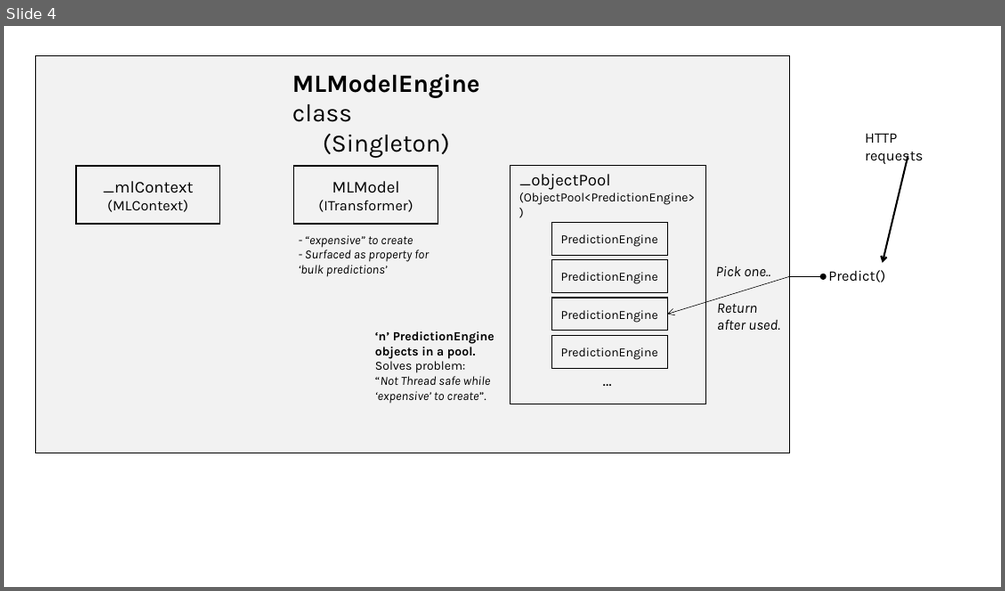
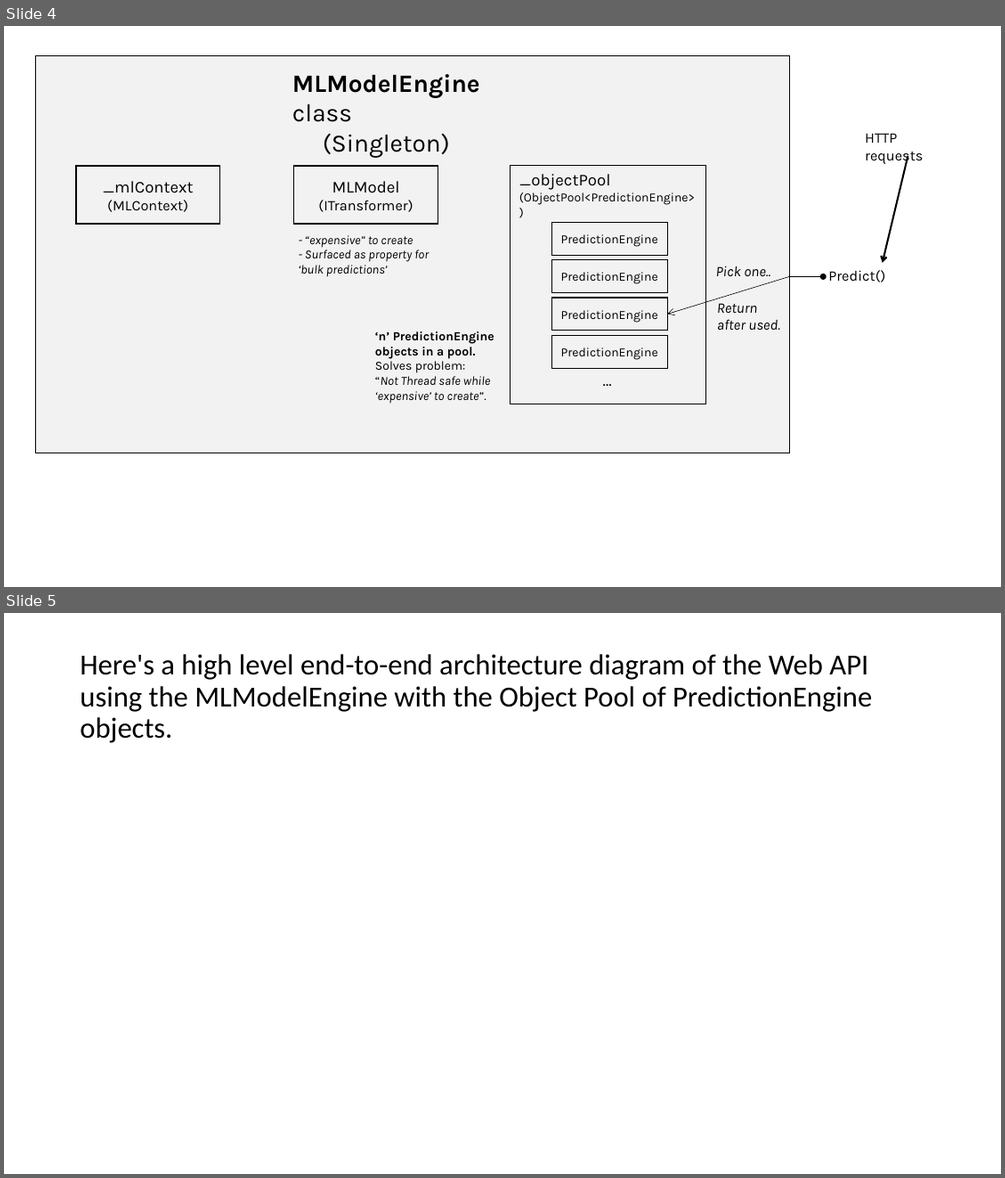
Before and after one commit to CESARDELATORRE/MLNET-Posts, a slide deck: Posts/001-Running-MLNET-Models-in-ASPNETCore/images/Images-MLNET-ASPNETCore.pptx. Shown one above the other, each under a label of ours: slide 4 before the commit, slides 4 and 5 after it. The pictures are 1005x591 and 1005x1178 pixels, drawn with LibreOffice and Linux fonts; fonts in the diff are those of the drawing. Boxes give left, top, right and bottom in pixels: in the first picture for what was removed or moved away, otherwise in the second. Text is boxed around its words. In the diff, an @@ line names an element or a change of style, - is before the commit and + after.

```diff
--- a/Posts/001-Running-MLNET-Models-in-ASPNETCore/images/Images-MLNET-ASPNETCore.pptx
+++ b/Posts/001-Running-MLNET-Models-in-ASPNETCore/images/Images-MLNET-ASPNETCore.pptx
@@ slide 5 added at (x1=4, y1=613, x2=1001, y2=1174), background #FFFFFF @@
@@ title added at (x1=80, y1=654, x2=872, y2=743), 28 pt, text #000000 @@
+Here's a high level end-to-end architecture diagram of the Web API using the MLModelEngine with the Object Pool of PredictionEngine objects.
```
Also in this commit, not shown: 1 other file.
